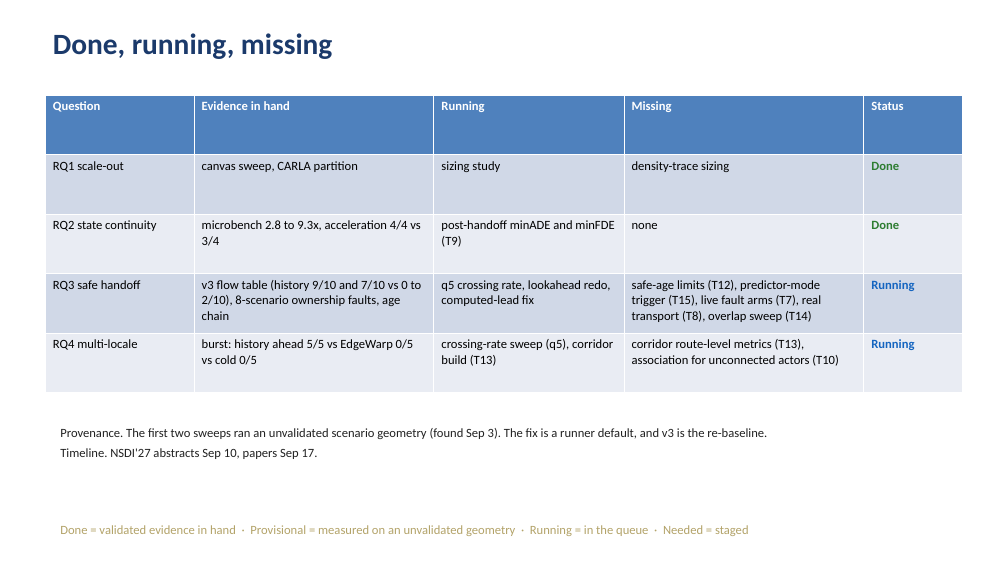
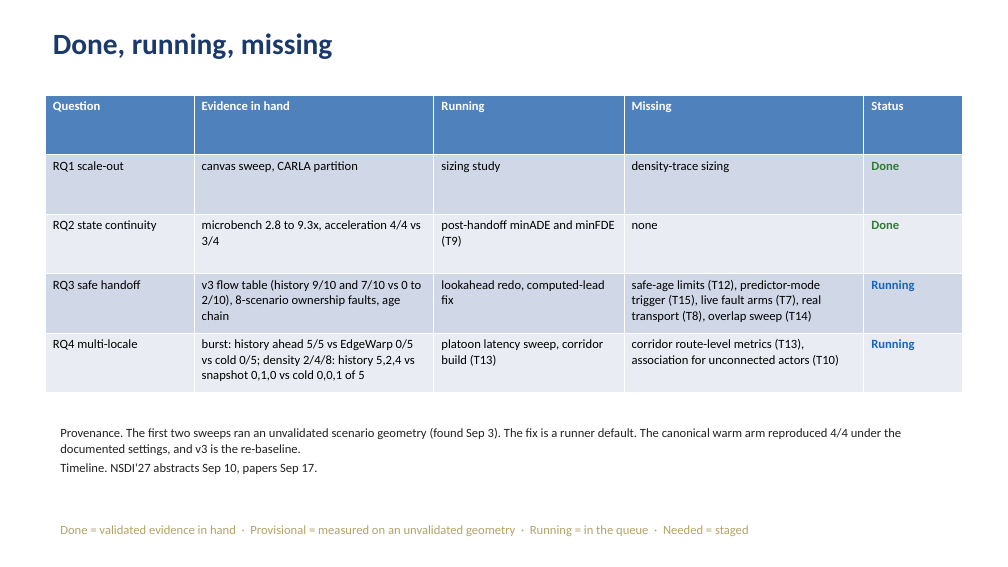
Before and after one commit to tlandle/eCAV, a slide deck: slide 20 of docs/kb/decks/khonsu_story_2026-09-04.pptx. Drawn at 1008x567 pixels with LibreOffice and Linux fonts; fonts in the diff are those of the drawing. Boxes give left, top, right and bottom in pixels: in the first picture for what was removed or moved away, otherwise in the second. Text is boxed around its words. In the diff, an @@ line names an element or a change of style, - is before the commit and + after.

Commit message:
KB: relay_eval data README with harness pointers; deck baseline with q5 status

```diff
--- a/docs/kb/decks/khonsu_story_2026-09-04.pptx
+++ b/docs/kb/decks/khonsu_story_2026-09-04.pptx
@@ table at [45, 95, 963, 393] @@
-row 4, column 3: q5 crossing rate, lookahead redo, computed-lead fix
+row 4, column 3: lookahead redo, computed-lead fix
-row 5, column 2: burst: history ahead 5/5 vs EdgeWarp 0/5 vs cold 0/5
+row 5, column 2: burst: history ahead 5/5 vs EdgeWarp 0/5 vs cold 0/5; density 2/4/8: history 5,2,4 vs snapshot 0,1,0 vs cold 0,0,1 of 5
-row 5, column 3: crossing-rate sweep (q5), corridor build (T13)
+row 5, column 3: platoon latency sweep, corridor build (T13)
@@ text at [60, 428, 901, 455]: text changed @@
-Provenance. The first two sweeps ran an unvalidated scenario geometry (found Sep 3). The fix is a runner default, and v3 is the re-baseline.
+Provenance. The first two sweeps ran an unvalidated scenario geometry (found Sep 3). The fix is a runner default. The canonical warm arm reproduced 4/4 under the documented settings, and v3 is the re-baseline.
```
Also in this commit, not shown: 1 other slide changed, 1 other file.
